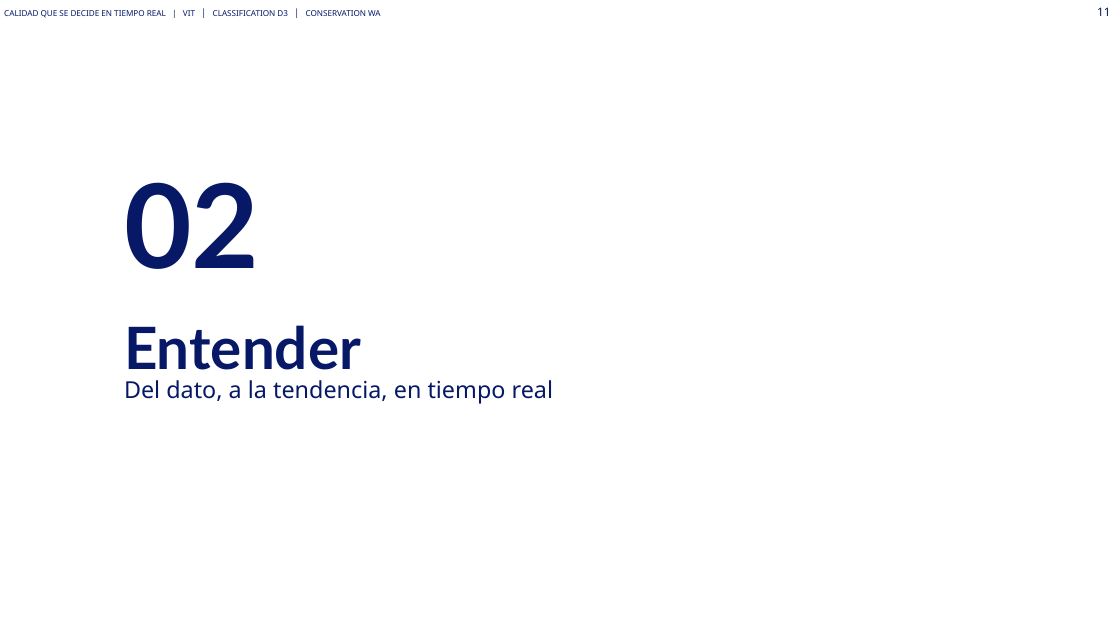
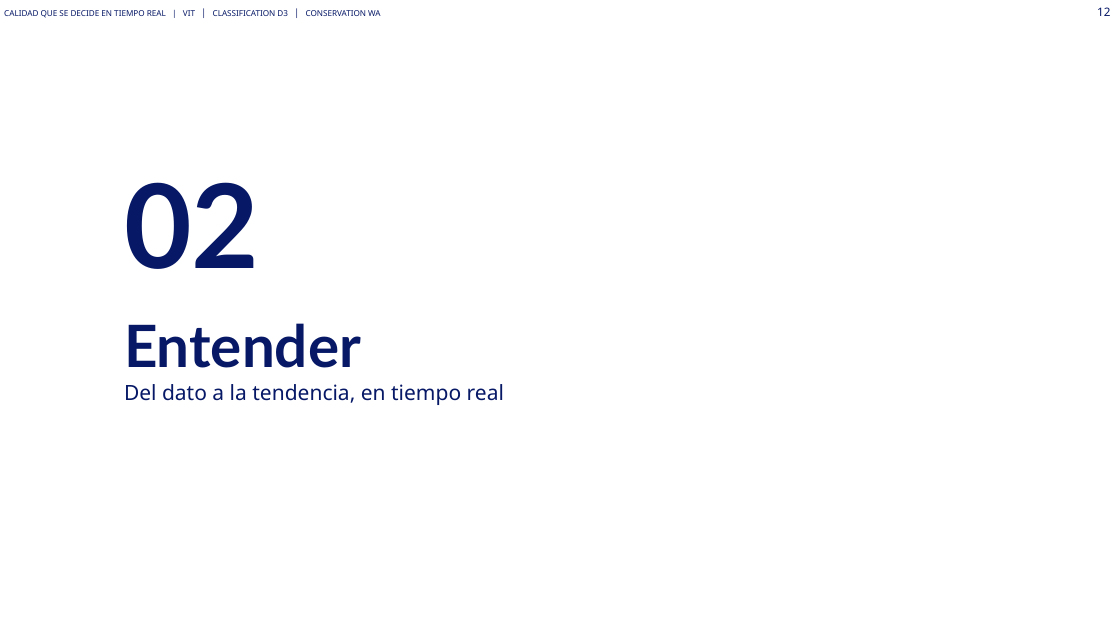
Before and after one commit to Asierenux/blank-app, a slide deck: slide 12 of presentaciones/Michelin_Hyundai_Fabricacion_Digital_ES_plantilla2026.pptx (slide 11 before the commit). Drawn at 1120x630 pixels with LibreOffice and Linux fonts; fonts in the diff are those of the drawing; background and template pictures are left out. Boxes give left, top, right and bottom in pixels: in the first picture for what was removed or moved away, otherwise in the second. Text is boxed around its words. In the diff, an @@ line names an element or a change of style, - is before the commit and + after.

```diff
--- a/presentaciones/Michelin_Hyundai_Fabricacion_Digital_ES_plantilla2026.pptx
+++ b/presentaciones/Michelin_Hyundai_Fabricacion_Digital_ES_plantilla2026.pptx
@@ page number at box(1097, 7, 1110, 16): text changed @@
-11
+12
@@ title at box(124, 384, 504, 405): text changed; size 20 to 18 pt @@
-Del dato, a la tendencia, en tiempo real
+  Del dato a la tendencia, en tiempo real
```
Also in this commit, not shown: 23 other slides changed, 2 slides added, 2 slides removed, 1 other file.
